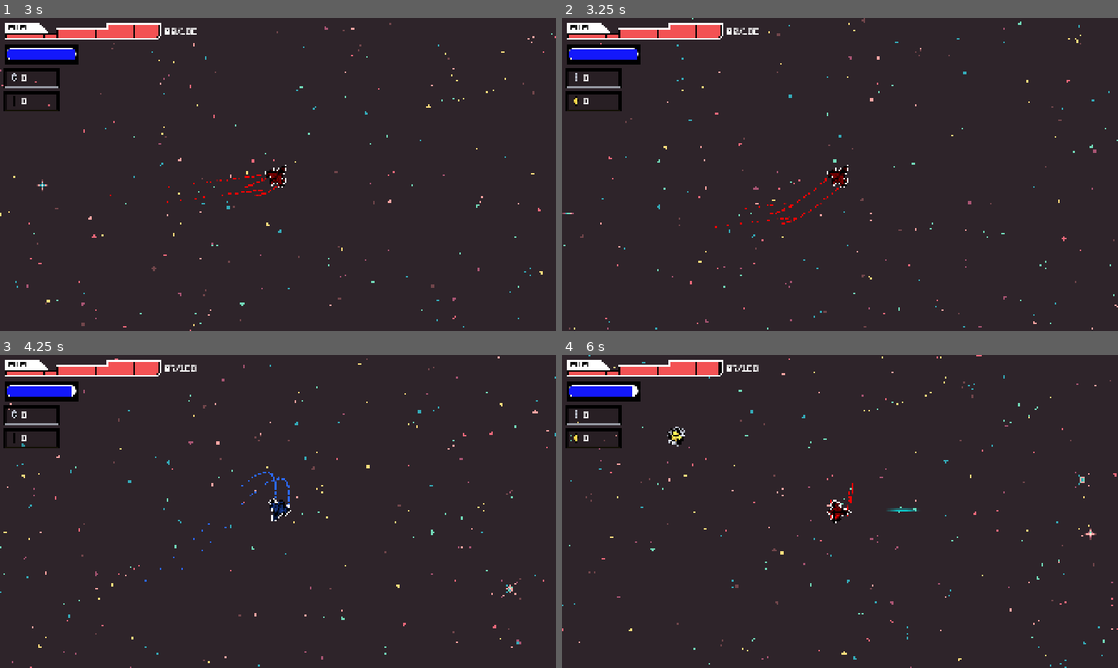
Above: before the commit, frames 1-4 (two rows, left to right).
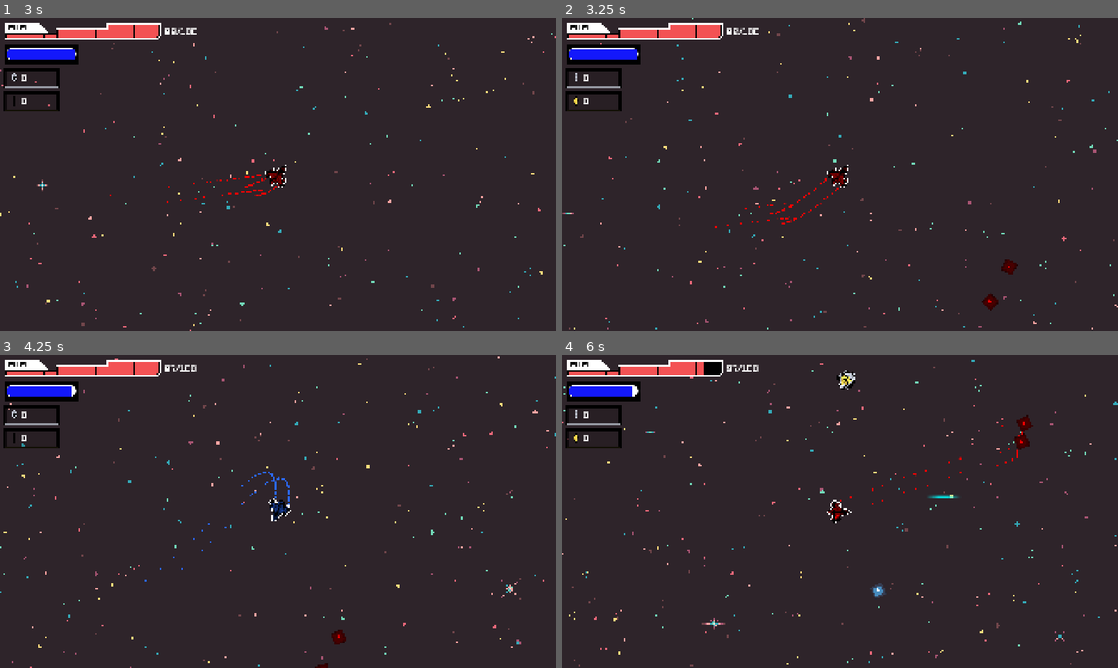
Above: after the commit, the same moments.

Repository: Yolo-Arts/Game-Off-2026
Game: Godot game, scene res://Game/main_game.tscn
Same seed, same stepped clock (60 frames per second), same inputs: the game is played once before the commit and once after it. The engine's default icon, where the game draws it, is replaced by a stand-in: a white triangle on a blue panel in a dark square. Sound files missing from this copy of the repository are replaced by a short silence.
Inputs (mouse positions are in pixels of both pictures, inside the frame that each line leads up to):
- Up to frame 1 (3 s): click "Play" at 0.5 s; tap Enter at 1.25 s; move the mouse to (400, 158) at 1.27 s; hold W (move_up) 1.28-2.03 s; hold Shift (shift) 1.28-2.03 s; click (400, 158) at 1.42 s; move the mouse to (166, 190) at 2.02 s; hold S (move_down) 2.03-2.78 s; tap Space (Ram) at 2.1 s; tap Shift (shift) at 2.3 s; move the mouse to (333, 105) at 2.77 s; hold W (move_up) from 2.78 s (still down); hold Shift (shift) from 2.78 s (still down)
- Up to frame 2 (3.25 s): keep holding W (move_up); keep holding Shift (shift)
- Up to frame 3 (4.25 s): keep holding W (move_up); move the mouse to (250, 574) at 3.52 s; release Shift (shift) at 3.53 s; click (250, 574) at 3.6 s; tap Shift (shift) at 3.8 s
- Up to frame 4 (6 s): move the mouse to (1006, 558) at 4.27 s; release W (move_up) at 4.28 s; hold M 4.28-5.03 s; hold S (move_down) from 4.28 s (still down); tap Shift (shift) at 4.55, 5.3 s; move the mouse to (673, 464) at 5.02 s; tap T at 5.1 s; move the mouse to (867, 511) at 5.77 s; hold Shift (shift) from 5.78 s (still down); click (867, 511) at 5.92 s

Frame 1 is identical in both runs. In frame 2, 0.2% of the frame differs, in the area x 75-82%, y 77-94%; in frame 3, 0.1%; in frame 4, 2.0%, in the area x 0-100%, y 0-100%.
Error before the commit: Invalid access to property or key 'spawn_interval' on a base object of type 'Nil'. (res://Game/Managers/enemy_spawner.gd:12)

Commit message:
merge

Diff:
--- a/Game/EnemyComponents/enemy_health_component.gd
+++ b/Game/EnemyComponents/enemy_health_component.gd
@@ -19,6 +19,6 @@
 	if source.shift_color != enemy.enemy_stats.shift_color and source.shift_color != DamageSource.ShiftColor.NONE:
 		return
 	current_health = clampf(current_health - source.damage,0 , enemy.enemy_stats.max_health)
-
+	damage_numbers.display_val(source.damage, enemy.position)
 	if(current_health <= 0):
 		get_parent().die() #Does all the shindiggery it needs to in the
--- a/Game/EnemyComponents/explosion_component.gd
+++ b/Game/EnemyComponents/explosion_component.gd
@@ -16,7 +16,7 @@
 		else: if(target.is_in_group("Player")):
 			var player = target as Player
 			if(body.enemy_stats.shift_color == player.shift_color):
-				var damage_source := DamageSource.new(explosion_damage, body.enemy_stats.enemy_damage_type, body.enemy_stats.shift_color, body)
+				# var damage_source := DamageSource.new(explosion_damage, body.enemy_stats.enemy_damage_type, body.enemy_stats.shift_color, body)
 				EventSystem.player_hit.emit(damage_source)
 
 
--- a/Scenes/DamageNumbers/damage_number.gd
+++ b/Scenes/DamageNumbers/damage_number.gd
@@ -5,7 +5,7 @@
 func display(_val : int) -> void:
 	text = str(_val)
 	self_modulate = Color.WHITE
-	scale = Vector2.ONE * 1.4
+	scale = Vector2.ONE * 2.5
 	modulate.a = 1.0
 
 
@@ -16,6 +16,6 @@
 	var t:= create_tween().set_parallel()
 	t.tween_property(self, "global_position", x, 0.55) \
 		.set_trans(Tween.TRANS_QUAD).set_ease(Tween.EASE_OUT)
-	t.tween_property(self, "scale", Vector2.ONE,0.3)
+	# t.tween_property(self, "scale", Vector2.ONE,0.3)
 	t.tween_property(self,"modulate:a", 0.0, 0.6).set_delay(0.15)
 	t.chain().tween_callback(func(): complete.emit(self))
--- a/Scenes/DamageNumbers/damage_number_manager.gd
+++ b/Scenes/DamageNumbers/damage_number_manager.gd
@@ -9,7 +9,6 @@
 func _ready() -> void:
 	for i in pool_size:
 		var num: damage_number = number_scene.instantiate()
-		num.scale = Vector2(1.5,1.5)
 		num.hide()
 		num.complete.connect(_reclaim)
 		add_child(num)
--- a/Stages/main/main.tscn
+++ b/Stages/main/main.tscn
@@ -5,9 +5,7 @@
 [ext_resource type="Texture2D" uid="uid://cbciax1qfh4hp" path="res://Assets/BG/Space Background.png" id="2_oajci"]
 [ext_resource type="Script" uid="uid://0jg8dve4yjgc" path="res://Scenes/Player/camera_2d.gd" id="3_t30ik"]
 [ext_resource type="Script" uid="uid://dir7xxpyr1obv" path="res://Game/Managers/enemy_spawner.gd" id="7_t30ik"]
-[ext_resource type="Resource" uid="uid://bv0v3yn6xhpes" path="res://Resources/Formations/test_stage.tres" id="8_nc7ud"]
 [ext_resource type="PackedScene" uid="uid://uxagcyc6b5cn" path="res://Scenes/DamageNumbers/damage_number_manager.tscn" id="9_oajci"]
-[ext_resource type="PackedScene" uid="uid://tcayyyo8vqmr" path="res://Scenes/Enemy/asteroid.tscn" id="9_t30ik"]
 [ext_resource type="PackedScene" uid="uid://deqbh4jesur4l" path="res://Scenes/Pickups/pickup_multi_mesh.tscn" id="11_qfemd"]
 [ext_resource type="PackedScene" uid="uid://b2csbwetpiepa" path="res://Scenes/UpgradeView/CurrencyCount/currency_count_control.tscn" id="12_hyxu5"]
 [ext_resource type="Texture2D" uid="uid://c244yl55i628w" path="res://Assets/ProgrammerArt/bar_under.png" id="13_2mnvh"]
@@ -21,7 +19,15 @@
 [ext_resource type="PackedScene" uid="uid://ch5aqpwcbnv7e" path="res://UI/ProgressBarLabel/progress_bar_label.tscn" id="17_r2vng"]
 [ext_resource type="Theme" uid="uid://ctc3ilidqstex" path="res://Assets/UITheme/theme.tres" id="18_0ptnc"]
 [ext_resource type="Script" uid="uid://bmevo32mesato" path="res://UI/ProgressBarLabel/FuelProgressBarLabel.gd" id="19_r2vng"]
-[ext_resource type="Resource" uid="uid://bv0v3yn6xhpes" path="res://Resources/Formations/test_stage.tres" id="20_guytx"]
+[ext_resource type="Script" uid="uid://c45khilp7njnm" path="res://Resources/formation.gd" id="20_33khn"]
+[ext_resource type="Script" uid="uid://d25cy6pylx3w5" path="res://Resources/stage_info.gd" id="21_1b66h"]
+[ext_resource type="Resource" uid="uid://darox8ho85fmo" path="res://Resources/Formations/formationA.tres" id="21_r2vng"]
+
+[sub_resource type="Resource" id="Resource_1htc4"]
+script = ExtResource("21_1b66h")
+formations = Array[ExtResource("20_33khn")]([ExtResource("21_r2vng"), ExtResource("21_r2vng"), ExtResource("21_r2vng"), ExtResource("21_r2vng")])
+stage_boss = null
+metadata/_custom_type_script = "uid://d25cy6pylx3w5"
 
 [node name="Main" type="Node2D" unique_id=1485435742]
 script = ExtResource("1_bo1nx")
@@ -104,7 +110,7 @@
 
 [node name="EnemySpawner" type="Node2D" parent="." unique_id=620326751 node_paths=PackedStringArray("enemy_spawn_timer")]
 script = ExtResource("7_t30ik")
-stage_data = ExtResource("20_guytx")
+stage_data = SubResource("Resource_1htc4")
 enemy_spawn_timer = NodePath("Timer")
 metadata/_custom_type_script = "uid://dir7xxpyr1obv"
 
